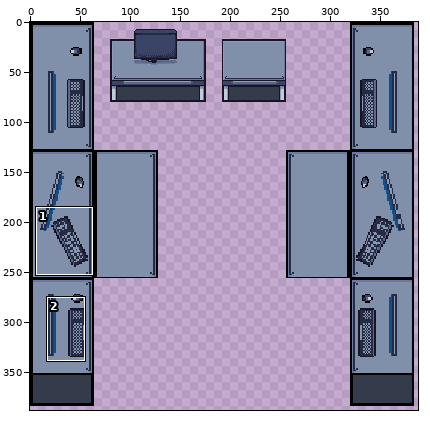
File history of a pixel-art file, assets/sprites/tilesets/side-desk.aseprite. The first picture is a wide view before the edit; the outline marks the close-up.
Close-up. Before the commit:
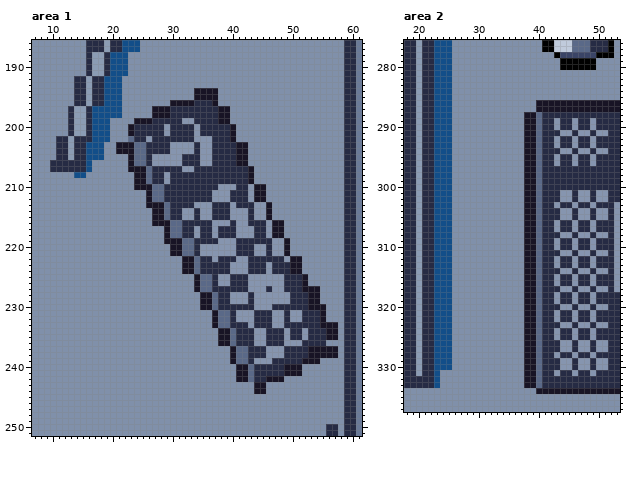
413x437 pixels, 1 frame. Colours within 5 levels of each other are drawn and written as one. Shown: area 1: x 7..61, y 186..251; area 2: x 18..53, y 276..337. The wide view leaves out empty margins. The commit also changed other parts of the picture, which this record leaves out.
The result:
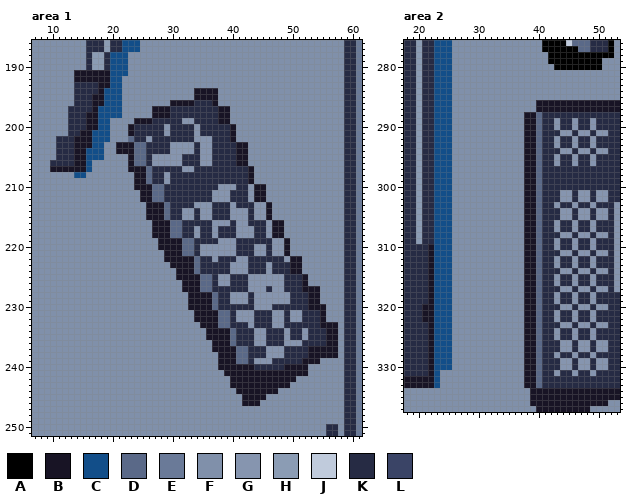
Palette (. is transparent): A #000000  B #181425  C #124e89  D #5a6988  E #6a7a98  F #8090aa  G #8695af  H #8b9cb4  J #c0cbdc  K #262b44  L #3a4466
The edit:
Changed rows in their new state; - is an unchanged pixel.
Area 1:
first column x 10:
191 ----BBBBBB
192 ----BBBBBB
193 ------K-BB
194 ------K-B-
195 ------KBB-
196 ------KBB-
197 ----KK-B--
198 ----KKBB--
199 ----KKBB--
200 ----KKBB--
201 ----KBB---
202 ---KBBB---
203 ---KBBB---
204 ---KBB----
205 ---KBB----
206 ----BB----
207 BBBBBB----
first column x 25:
211 B--------------------------------
212 B--------------------------------
214 -B-------------------------------
215 -B-------------------------------
217 --BB-----------------------------
218 --BB-----------------------------
219 ---B-----------------------------
220 ---BB----------------------------
221 ----B----------------------------
222 ----BBB--------------------------
223 -----BB--------------------------
224 ------B--------------------------
225 ------BBB------------------------
226 -------BB------------------------
227 -------BB------------------------
228 --------BB-----------------------
229 --------BB-----------------------
230 --------BB-----------------------
231 ---------BBB---------------------
232 ---------BBB---------------------
233 ----------BB---------------------
234 -----------BB--------------------
235 -----------BB--------------------
236 ------------B------------------BB
237 ------------BBB------------------
238 -------------BB------------------
239 -------------BB------------------
240 -------------BBB--B--------B-----
241 --------------BB--BBBBBB---B-----
242 ---------------B--BBB---BB-------
243 ---------------BBBB--BBBB--------
244 ----------------BBB--BB----------
245 -----------------BBBB------------
246 -----------------BBB-------------
Area 2:
first column x 42:
276 -AA------
277 -AAAA----
278 A-AAAAAA-
279 AA------A
280 -A------A
first column x 18:
310 --K-B-------------------------------
311 --K-B-------------------------------
312 --K-B-------------------------------
313 --K-B-------------------------------
314 --K-B-------------------------------
315 --K-B-------------------------------
316 --K-B-------------------------------
317 --K-B-------------------------------
318 --K-B-------------------------------
319 --K-B-------------------------------
320 --KBB-------------------------------
321 --KBB-------------------------------
322 --KBB-------------------------------
323 --K-B-------------------------------
324 --K-B-------------------------------
325 --K-B-------------------------------
326 --K-B-------------------------------
327 --K-B-------------------------------
328 --K-B-------------------------------
329 --K-B-------------------------------
330 --K-B-------------------------------
331 --K-B-------------------------------
332 BBBBB-------------------------------
333 BBBBB-------------------------------
334 ---------------------B--------------
335 ---------------------BBBBBBBBBBBBBBB
336 ---------------------BBBBBBBBBBBBB--
337 ----------------------BBBBBBBBB-----
Where, in picture pixels (left, top, right, bottom), the same in both close-ups:
changed: (50, 70, 110, 172)
changed: (140, 190, 308, 406)
changed: (326, 340, 338, 346)
changed: (548, 40, 602, 70)
changed: (404, 244, 434, 388)
changed: (530, 388, 620, 412)
